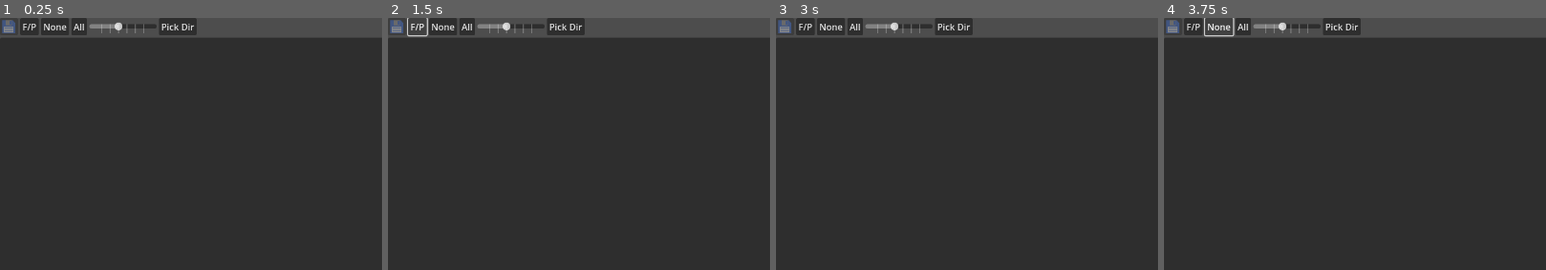
Above: before the commit, frames 1-4 (left to right).
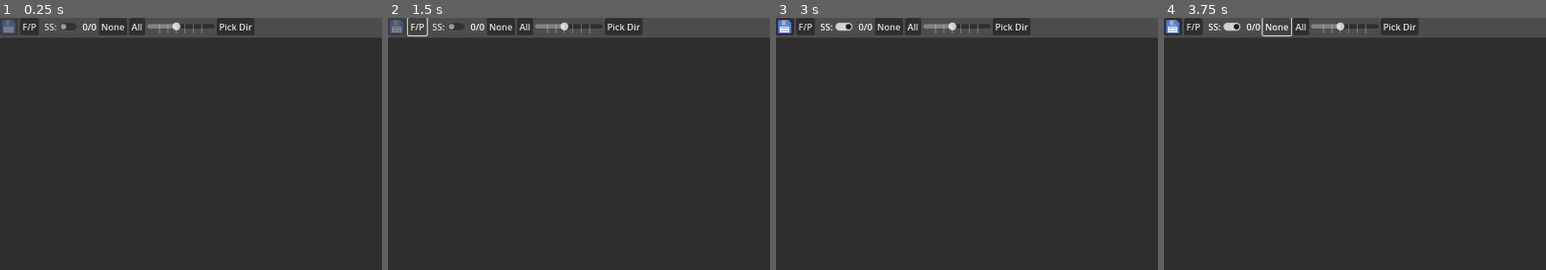
Above: after the commit, the same moments.

Repository: Tsevion/TQuickTagger
Game: Godot game, scene res://main_scene.tscn
Two runs of this game, one before a commit and one after it. Both use one fixed random seed, a clock stepped at 60 frames per second and the inputs below. The engine's default icon, where the game draws it, is replaced by a stand-in: a white triangle on a blue panel in a dark square.
Inputs (mouse positions are % of the whole screen's width and height, from its top left):
- Up to frame 1 (0.25 s): no input
- Up to frame 2 (1.5 s): click (84, 9) at 0.52 s; type "Alex" at 0.6 s; click (84, 25) at 0.75 s; type "Alex" at 0.83 s; click "F/P" at 1.25 s
- Up to frame 3 (3 s): click (8, 2) at 2 s, where only the run after the commit has a clickable "SS:"; click "+" at 2.75 s
- Up to frame 4 (3.75 s): click "None" at 3.5 s
The pictures show only the part of the screen within x 0-50%, y 0-50%; the shares and areas given below are measured in that part.

The runs differ from the first frame. In frame 1, 2.8% of the frame differs, in the area x 10-67%, y 0-7%; in frame 2, 2.8%; in frame 3, 3.0%, in the area x 0-67%, y 0-7%; in frame 4, 2.6%.

Commit message:
Added toggle to only display current selection

Diff:
--- a/image_button.gd
+++ b/image_button.gd
@@ -12,6 +12,8 @@
 			$VBoxContainer/TextureRect/Selected.button_pressed = sel
 			set_style()
 			if selection_parent:
+				if selection_parent.show_only_selected:
+					visible = selected
 				if selected:
 					selection_parent.add_to_selection(self)
 				else:
--- a/main_scene.tscn
+++ b/main_scene.tscn
@@ -57,6 +57,15 @@
 layout_mode = 2
 tooltip_text = "Files/Preview"
 text = "F/P"
+
+[node name="ShowSelectedToggle" type="CheckButton" parent="VBoxContainer/HBoxContainer"]
+layout_mode = 2
+tooltip_text = "Only Show Selected"
+text = "SS:"
+
+[node name="SelectedCounter" type="Label" parent="VBoxContainer/HBoxContainer"]
+layout_mode = 2
+text = "0/0"
 
 [node name="SelectNone" type="Button" parent="VBoxContainer/HBoxContainer"]
 layout_mode = 2
@@ -224,6 +233,7 @@
 
 [connection signal="pressed" from="VBoxContainer/HBoxContainer/SaveButton" to="." method="save"]
 [connection signal="pressed" from="VBoxContainer/HBoxContainer/SwapView" to="." method="_on_swap_view_pressed"]
+[connection signal="toggled" from="VBoxContainer/HBoxContainer/ShowSelectedToggle" to="." method="_on_show_selected_toggle_toggled"]
 [connection signal="pressed" from="VBoxContainer/HBoxContainer/SelectNone" to="." method="clear_selection"]
 [connection signal="pressed" from="VBoxContainer/HBoxContainer/SelectAll" to="." method="select_all"]
 [connection signal="value_changed" from="VBoxContainer/HBoxContainer/PreviewSize" to="." method="_on_preview_size_value_changed"]
@@ -232,4 +242,6 @@
 [connection signal="pressed" from="VBoxContainer/HSplitContainer/TabContainer/ImageView/BackButton" to="." method="_on_back_button_pressed"]
 [connection signal="pressed" from="VBoxContainer/HSplitContainer/TabContainer/ImageView/FwButton" to="." method="_on_fw_button_pressed"]
 [connection signal="pressed" from="VBoxContainer/HSplitContainer/ScrollContainer2/MarginContainer/VBoxContainer/HBoxNewPriorityTag/NewPriorityTagButton" to="." method="_on_new_priority_tag_button_pressed"]
+[connection signal="text_submitted" from="VBoxContainer/HSplitContainer/ScrollContainer2/MarginContainer/VBoxContainer/HBoxNewPriorityTag/NewPriorityTagName" to="." method="_on_new_priority_tag_name_text_submitted"]
 [connection signal="pressed" from="VBoxContainer/HSplitContainer/ScrollContainer2/MarginContainer/VBoxContainer/HBoxNewTag/NewTagButton" to="." method="_on_new_tag_button_pressed"]
+[connection signal="text_submitted" from="VBoxContainer/HSplitContainer/ScrollContainer2/MarginContainer/VBoxContainer/HBoxNewTag/NewTagName" to="." method="_on_new_tag_name_text_submitted"]
--- a/tag_editor.gd
+++ b/tag_editor.gd
@@ -10,7 +10,7 @@
 var image_buttons := []
 var selected := []
 var tags_need_recalc := false
-var preview_idx = -1
+var previewing = null
 var special_tags : Array[String] = Array([], TYPE_STRING, &"", null)
 var special_file : String
 var needs_save : bool :
@@ -18,7 +18,7 @@
 		if ns != needs_save:
 			needs_save = ns
 			$VBoxContainer/HBoxContainer/SaveButton.disabled = !needs_save
-
+var show_only_selected: bool
 
 # Called when the node enters the scene tree for the first time.
 func _ready():
@@ -87,6 +87,8 @@
 
 func recalculate_current_tags():
 	tags_need_recalc = false
+
+	$VBoxContainer/HBoxContainer/SelectedCounter.text = "%d/%d" % [len(selected), len(image_buttons)]
 
 	var stl = $VBoxContainer/HSplitContainer/ScrollContainer2/MarginContainer/VBoxContainer/PriorityTagContainer/PriorityTagList
 	var tl = $VBoxContainer/HSplitContainer/ScrollContainer2/MarginContainer/VBoxContainer/FileTagContainer/FileTagList
@@ -166,6 +168,20 @@
 		Tags.save_tags(imb.tag_file_name, imb.tags, special_tags)
 	needs_save = false
 
+func show_only_selected_change(new_val : bool):
+	if new_val == show_only_selected:
+		return
+
+	show_only_selected = new_val
+	for imb in image_buttons:
+		if show_only_selected:
+			imb.visible = imb.selected
+		else:
+			imb.visible = true
+
+func in_preview() -> bool:
+	return $VBoxContainer/HSplitContainer/TabContainer.current_tab == 1
+
 func _on_choose_dir_pressed():
 	if not check_save(_on_choose_dir_pressed):
 		return
@@ -198,11 +214,15 @@
 	for ib in image_buttons:
 		ib.set_image_size(value)
 
-func preview_image(imblock : ImageBlock):
+func preview_image(imblock):
 	$VBoxContainer/HSplitContainer/TabContainer.current_tab = 1
-	$VBoxContainer/HSplitContainer/TabContainer/ImageView.texture = imblock.texture
-	preview_idx = image_buttons.find(imblock)
-	set_selection(imblock)
+	if imblock:
+		$VBoxContainer/HSplitContainer/TabContainer/ImageView.texture = imblock.texture
+	else:
+		$VBoxContainer/HSplitContainer/TabContainer/ImageView.texture = null
+	previewing = imblock
+	if not show_only_selected:
+		set_selection(previewing)
 
 func add_to_selection(imblock : ImageBlock):
 	if imblock not in selected:
@@ -229,10 +249,34 @@
 		imb.selected = true
 
 func _on_fw_button_pressed():
-	preview_image(image_buttons[(preview_idx + 1) % len(image_buttons)])
+	if show_only_selected:
+		if len(selected) == 0:
+			preview_image(null)
+		else:
+			var preview_idx = selected.find(previewing)
+			preview_image(selected[(preview_idx + 1) % len(selected)])
+	else:
+		if len(image_buttons) == 0:
+			preview_image(null)
+		else:
+			var preview_idx = image_buttons.find(previewing)
+			preview_image(image_buttons[(preview_idx + 1) % len(image_buttons)])
 
 func _on_back_button_pressed():
-	preview_image(image_buttons[preview_idx - 1])
+	if show_only_selected:
+		if len(selected) == 0:
+			preview_image(null)
+		else:
+			# abs here is a dumb trick, so if it finds nothing and returns -1, it just goes to element 0
+			var preview_idx = abs(selected.find(previewing))
+			preview_image(selected[preview_idx - 1])
+	else:
+		if len(image_buttons) == 0:
+			preview_image(null)
+		else:
+			# abs here is a dumb trick, so if it finds nothing and returns -1, it just goes to element 0
+			var preview_idx = abs(image_buttons.find(previewing))
+			preview_image(image_buttons[preview_idx - 1])
 
 func _on_image_view_gui_input(event):
 	if event is InputEventMouseButton:
@@ -241,11 +285,21 @@
 
 func _on_new_priority_tag_button_pressed():
 	var nt = $VBoxContainer/HSplitContainer/ScrollContainer2/MarginContainer/VBoxContainer/HBoxNewPriorityTag/NewPriorityTagName.text.strip_edges()
-	if nt not in special_tags:
-		special_tags.append(nt)
-		special_tags.sort()
-		make_special_tag_buttons()
+	_on_new_priority_tag_name_text_submitted(nt)
 
 func _on_new_tag_button_pressed():
 	var nt = $VBoxContainer/HSplitContainer/ScrollContainer2/MarginContainer/VBoxContainer/HBoxNewTag/NewTagName.text.strip_edges()
 	add_tag(nt)
+
+func _on_new_priority_tag_name_text_submitted(new_text):
+	if new_text not in special_tags:
+		special_tags.append(new_text)
+		special_tags.sort()
+		make_special_tag_buttons()
+		needs_save = true
+
+func _on_new_tag_name_text_submitted(new_text):
+	add_tag(new_text)
+
+func _on_show_selected_toggle_toggled(button_pressed):
+	show_only_selected_change(button_pressed)
